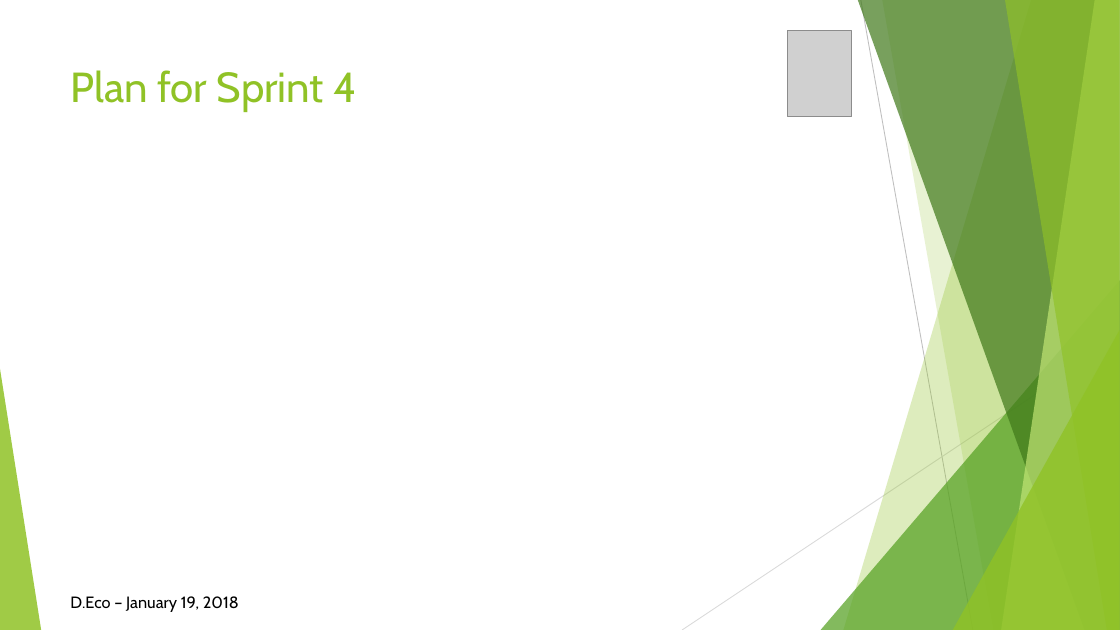
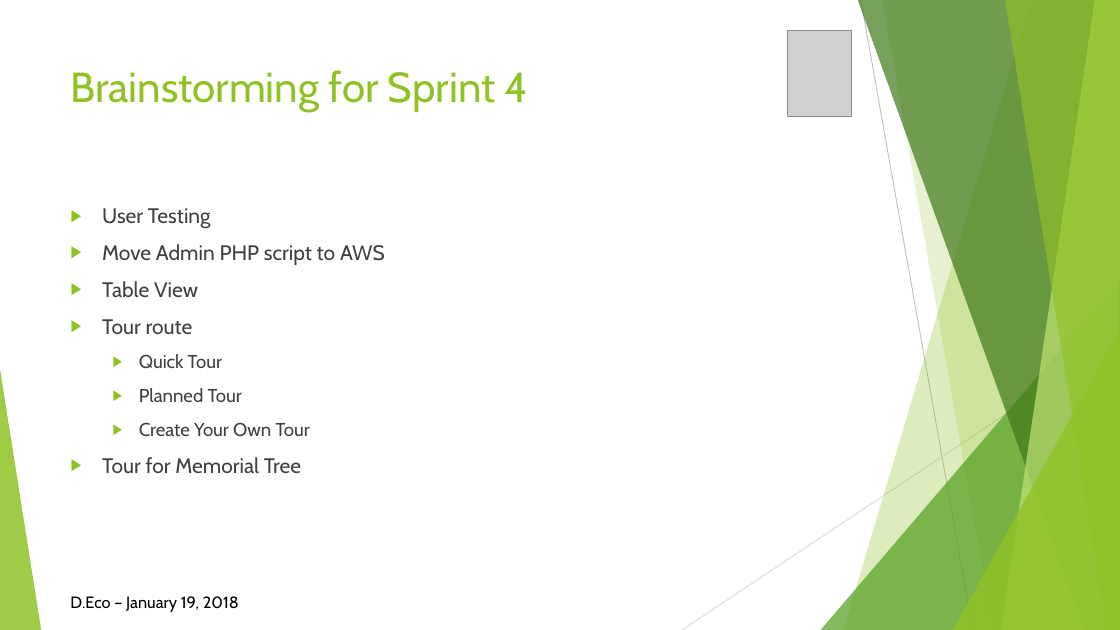
Before and after one commit to DEco-DUCS/D.Eco_Design, a slide deck: slide 8 of Sprint3/Sprint 3 Client Presenation.pptx. Drawn at 1120x630 pixels with LibreOffice and Linux fonts; fonts in the diff are those of the drawing; grey boxes stand for pictures. Boxes give left, top, right and bottom in pixels: in the first picture for what was removed or moved away, otherwise in the second. Text is boxed around its words. In the diff, an @@ line names an element or a change of style, - is before the commit and + after.

Commit message:
Powerpoint

```diff
--- a/Sprint3/Sprint 3 Client Presenation.pptx
+++ b/Sprint3/Sprint 3 Client Presenation.pptx
@@ title at (x1=71, y1=70, x2=528, y2=112): text changed @@
-Plan for Sprint 4
+Brainstorming for Sprint 4
@@ text added at (x1=102, y1=208, x2=385, y2=473), 18 pt, text #404040 @@
+▶ User Testing
+▶ Move Admin PHP script to AWS
+▶ Table View
+▶ Tour route
+  ▶ Quick Tour
+  ▶ Planned Tour
+  ▶ Create Your Own Tour
+▶ Tour for Memorial Tree
```
